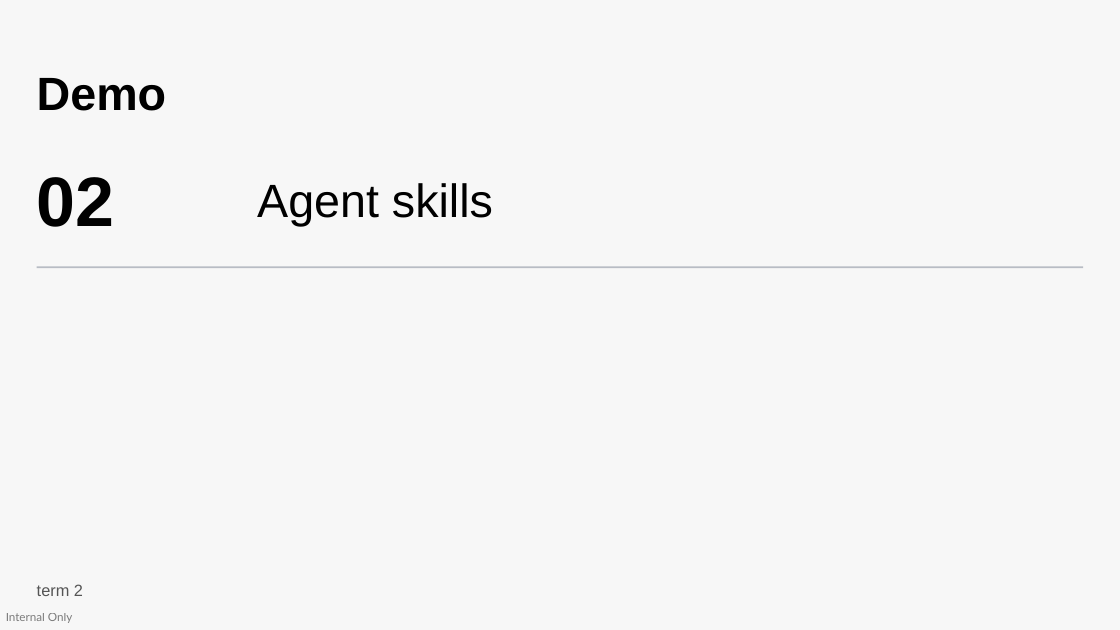
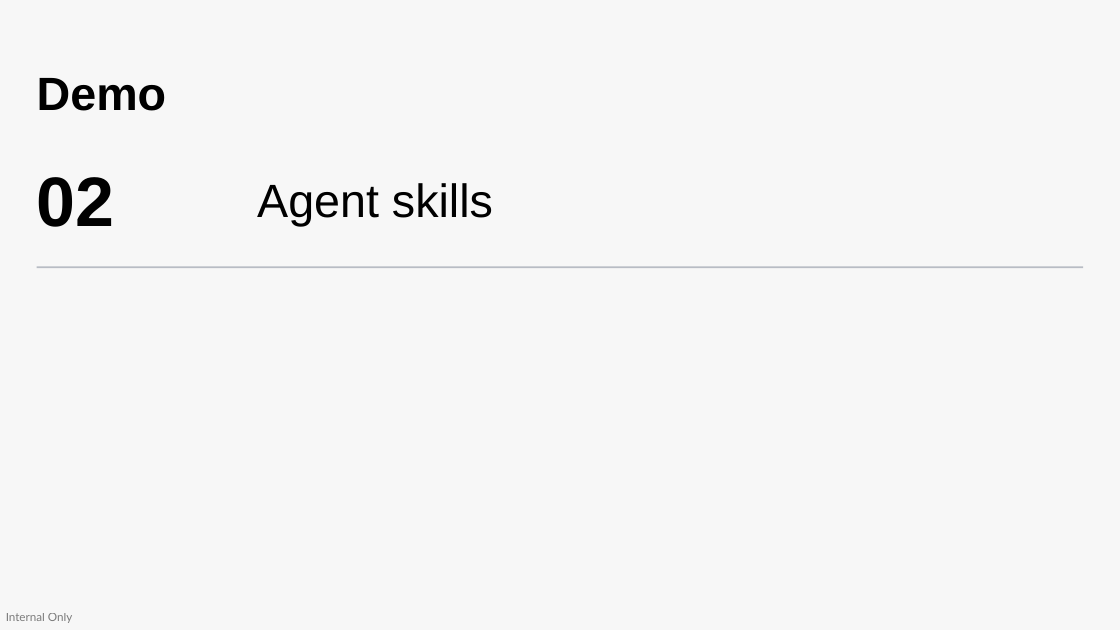
Before and after one commit to devlinduldulao/agents-and-skill-demo, a slide deck: slide 23 of fagfestivalen.pptx (slide 24 before the commit). Drawn at 1120x630 pixels with LibreOffice and Linux fonts; fonts in the diff are those of the drawing. Boxes give left, top, right and bottom in pixels: in the first picture for what was removed or moved away, otherwise in the second. Text is boxed around its words. In the diff, an @@ line names an element or a change of style, - is before the commit and + after.

```diff
--- a/fagfestivalen.pptx
+++ b/fagfestivalen.pptx
@@ text removed at [37,584,83,596] @@
-term 2
```
Also in this commit, not shown: 26 other slides changed, 1 slide removed, 1 other file.
